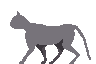
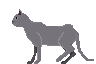
The second 96px x 64px image is a revision of the first. Changes to its layers:
hid "walking_3_Cat_front" over box(10, 11, 91, 64)
hid "walking_3_Cat_back" over box(27, 30, 75, 64)
added layer "walking_0_Cat_front_face" above "walking_0_Cat_front_shade" over box(12, 9, 22, 25)
added layer "walking_0_Cat_front_shade" above "walking_0_Cat_front" over box(15, 10, 77, 64)
showed "walking_0_Cat_front" over box(12, 9, 94, 64)
showed "walking_0_Cat_back" over box(24, 28, 79, 64)
showed "Hintergrund" over box(10, 9, 94, 64)
